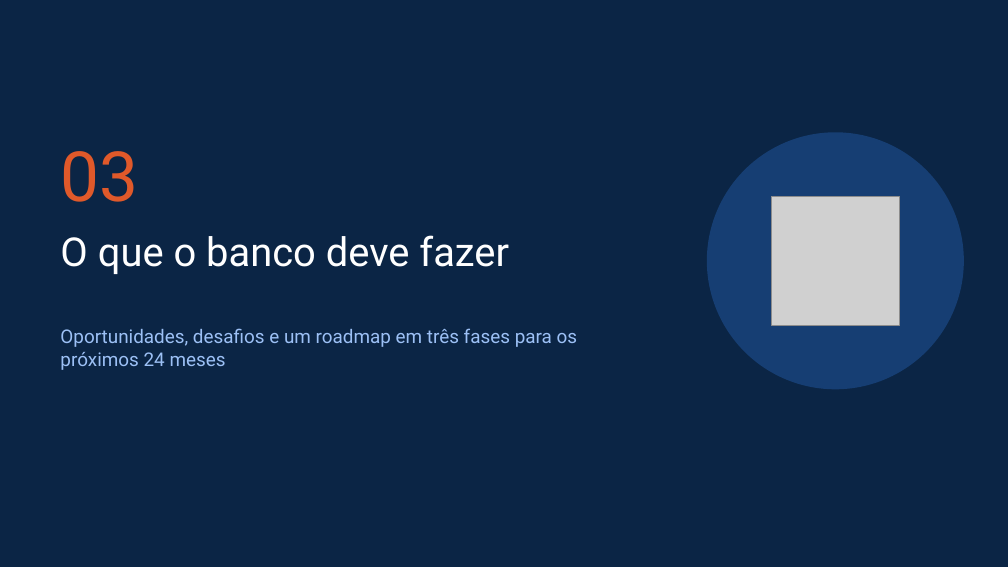
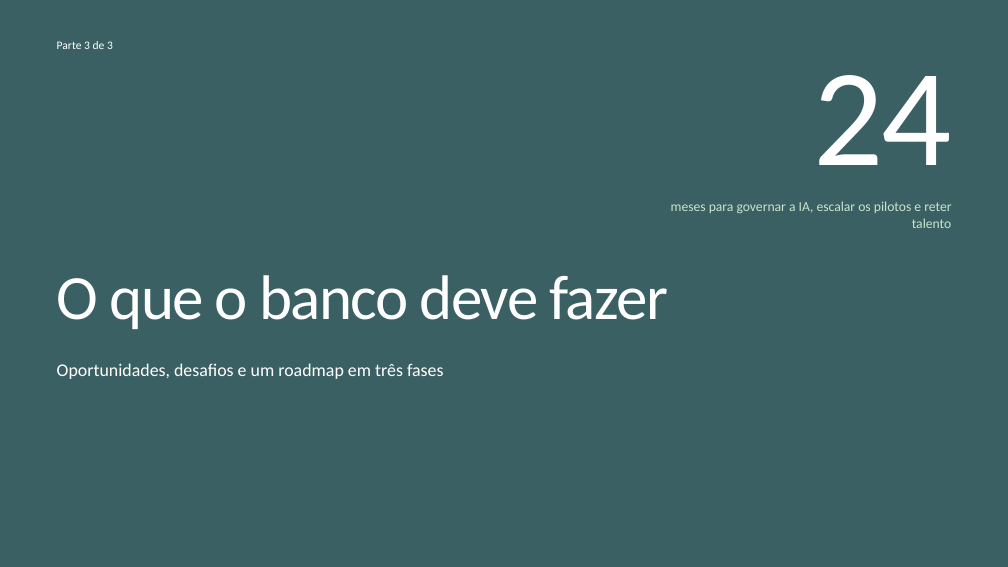
Before and after one commit to gabrielmzacharias-cloud/tech-challenge-fase3-state-of-data, a slide deck: slide 30 of entrega/TechChallenge_Fase3_DTAT.pptx. Drawn at 1008x567 pixels with LibreOffice and Linux fonts; fonts in the diff are those of the drawing; grey boxes stand for pictures. Boxes give left, top, right and bottom in pixels: in the first picture for what was removed or moved away, otherwise in the second. Text is boxed around its words. In the diff, an @@ line names an element or a change of style, - is before the commit and + after.

```diff
--- a/entrega/TechChallenge_Fase3_DTAT.pptx
+++ b/entrega/TechChallenge_Fase3_DTAT.pptx
@@ background #0B2545 to #3B6064 @@
@@ text added at <box>57,41,113,49</box>, 11 pt, text #FFFFFF @@
+Parte 3 de 3
@@ text added at <box>814,75,951,165</box>, 132 pt, text #FFFFFF @@
+24
@@ title "O que o banco deve ...": place and size @@
-title "O que o banco deve ..." at <box>60,235,509,274</box>
+title "O que o banco deve ..." at <box>57,275,668,329</box>
@@ title "O que o banco deve ..." at <box>57,275,668,329</box>: size 38 to 60 pt, font Roboto to Calibri, letter spacing 0 to -1.5 pt; line spacing 1 to 0.9; vertical alignment top to bottom @@
@@ ellipse removed at <box>707,132,964,389</box> @@
@@ text removed at <box>60,151,138,202</box> @@
-03
@@ text added at <box>671,201,951,228</box>, 13 pt, text #C9E4CA @@
+meses para governar a IA, escalar os pilotos e reter talento
@@ picture removed at <box>771,197,900,325</box> @@
@@ text at <box>57,363,444,379</box>: text changed; size 18 to 17 pt; font Roboto to Calibri; text colour #9CC0F5 to #FFFFFF @@
-Oportunidades, desafios e um roadmap em três fases para os próximos 24 meses
+Oportunidades, desafios e um roadmap em três fases
```
Also in this commit, not shown: 34 other slides changed, 6 other files.
